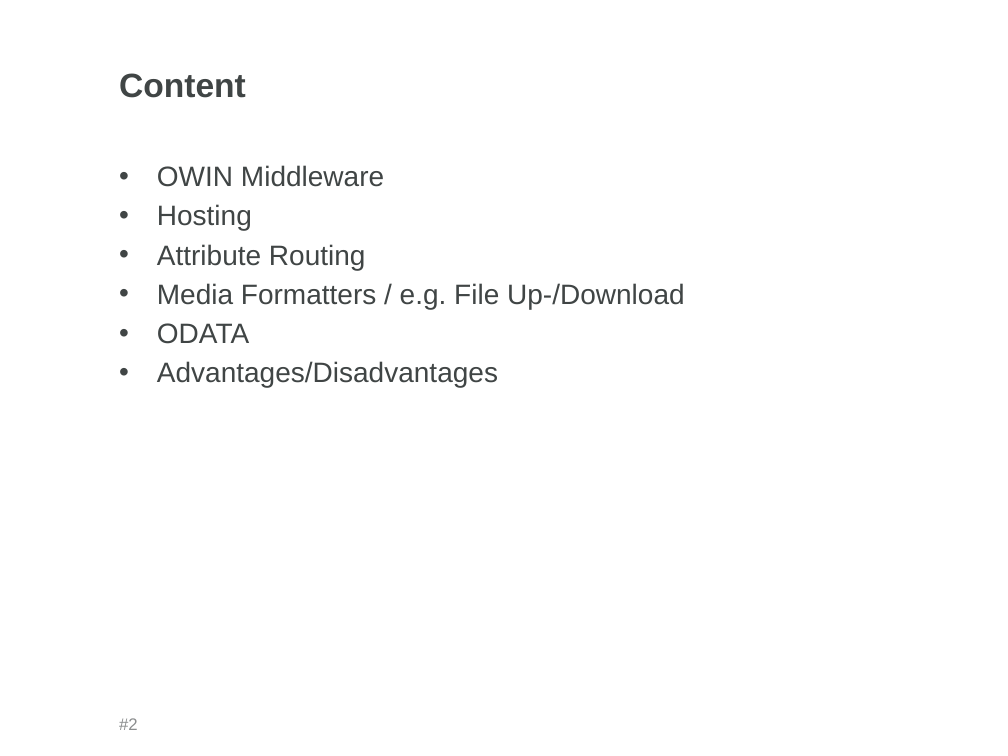
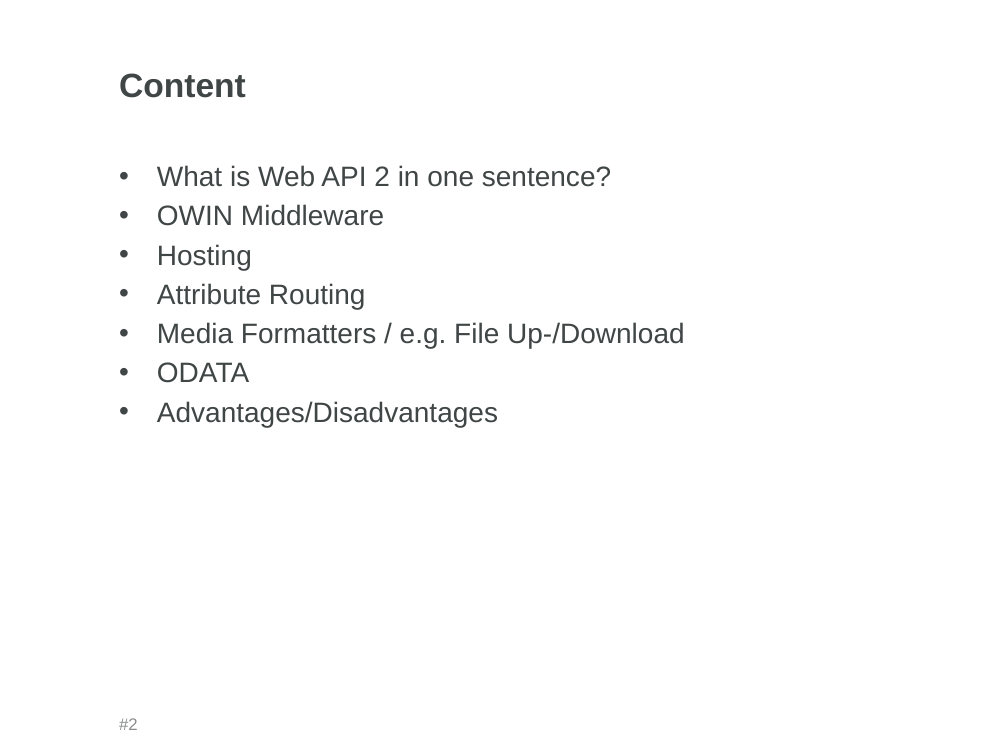
Before and after one commit to rfe-nosi/WebAPI, a slide deck: slide 2 of WebAPI_Short.pptx. Drawn at 1008x756 pixels with LibreOffice and Linux fonts; fonts in the diff are those of the drawing; background and template pictures are left out. Boxes give left, top, right and bottom in pixels: in the first picture for what was removed or moved away, otherwise in the second. Text is boxed around its words. In the diff, an @@ line names an element or a change of style, - is before the commit and + after.

Commit message:
Added one slide, no content

```diff
--- a/WebAPI_Short.pptx
+++ b/WebAPI_Short.pptx
@@ text at (157,165,611,187): paragraph added @@
+• What is Web API 2 in one sentence?
```
Also in this commit, not shown: 1 slide added.
